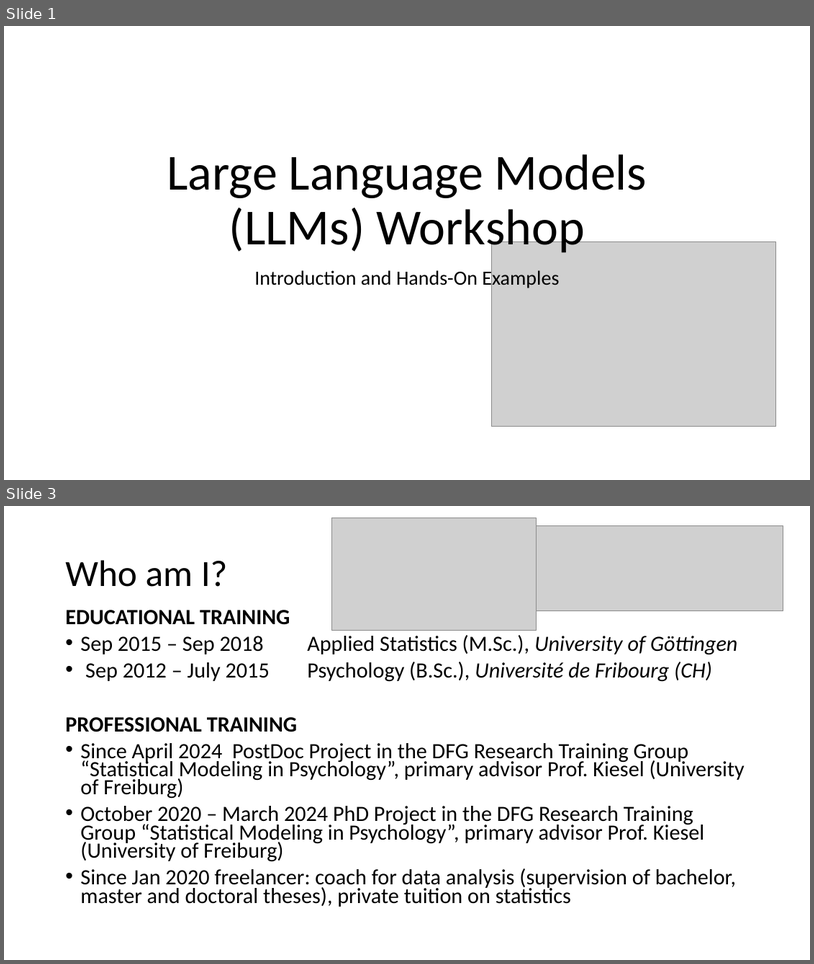
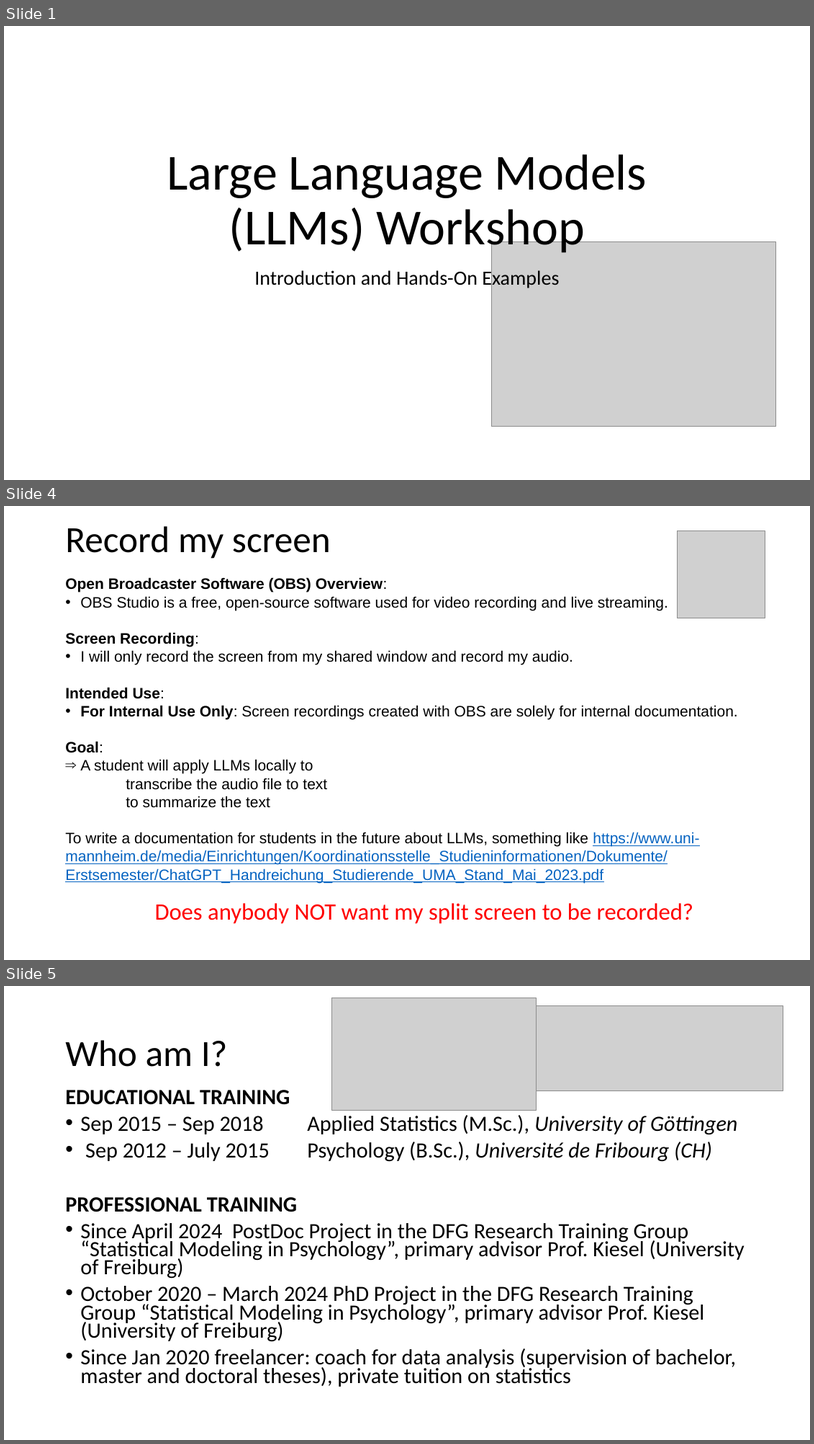
Before and after one commit to FennStatistics/introductory-workshop-in-LLMs, a slide deck: welcome slides.pptx. Shown one above the other, each under a label of ours: slides 1 and 3 before the commit, slides 1, 4 and 5 after it; the slides between them are not shown. The pictures are 814x964 and 814x1444 pixels, drawn with LibreOffice and Linux fonts; fonts in the diff are those of the drawing; grey boxes stand for pictures. Boxes give left, top, right and bottom in pixels: in the first picture for what was removed or moved away, otherwise in the second. Text is boxed around its words. In the diff, an @@ line names an element or a change of style, - is before the commit and + after.

```diff
--- a/welcome slides.pptx
+++ b/welcome slides.pptx
@@ slide 4 added at [4, 506, 810, 960], background #FFFFFF @@
@@ title added at [65, 526, 331, 559], 44 pt, text #000000 @@
+Record my screen
@@ picture added at [678, 530, 766, 618] @@
@@ text added at [65, 577, 738, 883], 18 pt, text #000000 @@
+Open Broadcaster Software (OBS) Overview:
+• OBS Studio is a free, open-source software used for video recording and live streaming.
+Screen Recording:
+• I will only record the screen from my shared window and record my audio.
+Intended Use:
+• For Internal Use Only: Screen recordings created with OBS are solely for internal documentation.
+Goal:
+⇒ A student will apply LLMs locally to
+transcribe the audio file to text
+to summarize the text
+To write a documentation for students in the future about LLMs, something like https://www.uni-mannheim.de/media/Einrichtungen/Koordinationsstelle_Studieninformationen/Dokumente/Erstsemester/ChatGPT_Handreichung_Studierende_UMA_Stand_Mai_2023.pdf
@@ text added at [155, 903, 694, 924], 28 pt, text #FF0000 @@
+Does anybody NOT want my split screen to be recorded?
@@ what was slide 3 is now slide 5 @@
```
Also in this commit, not shown: 1 slide changed, 2 other slides added, 1 other file.
